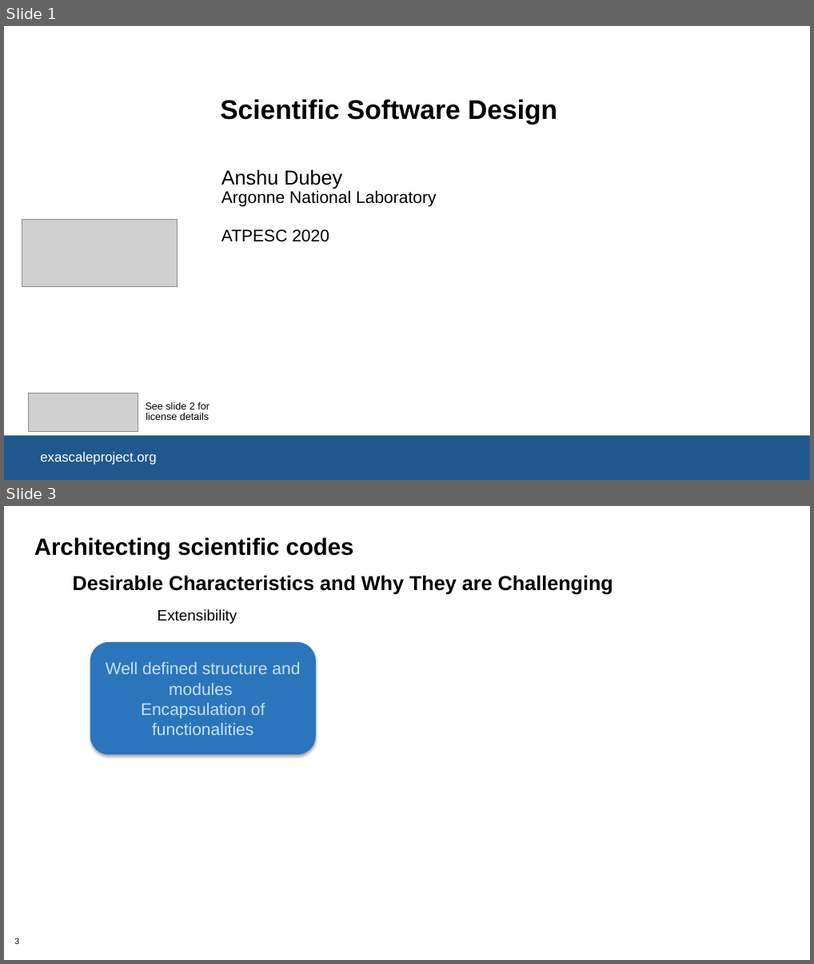
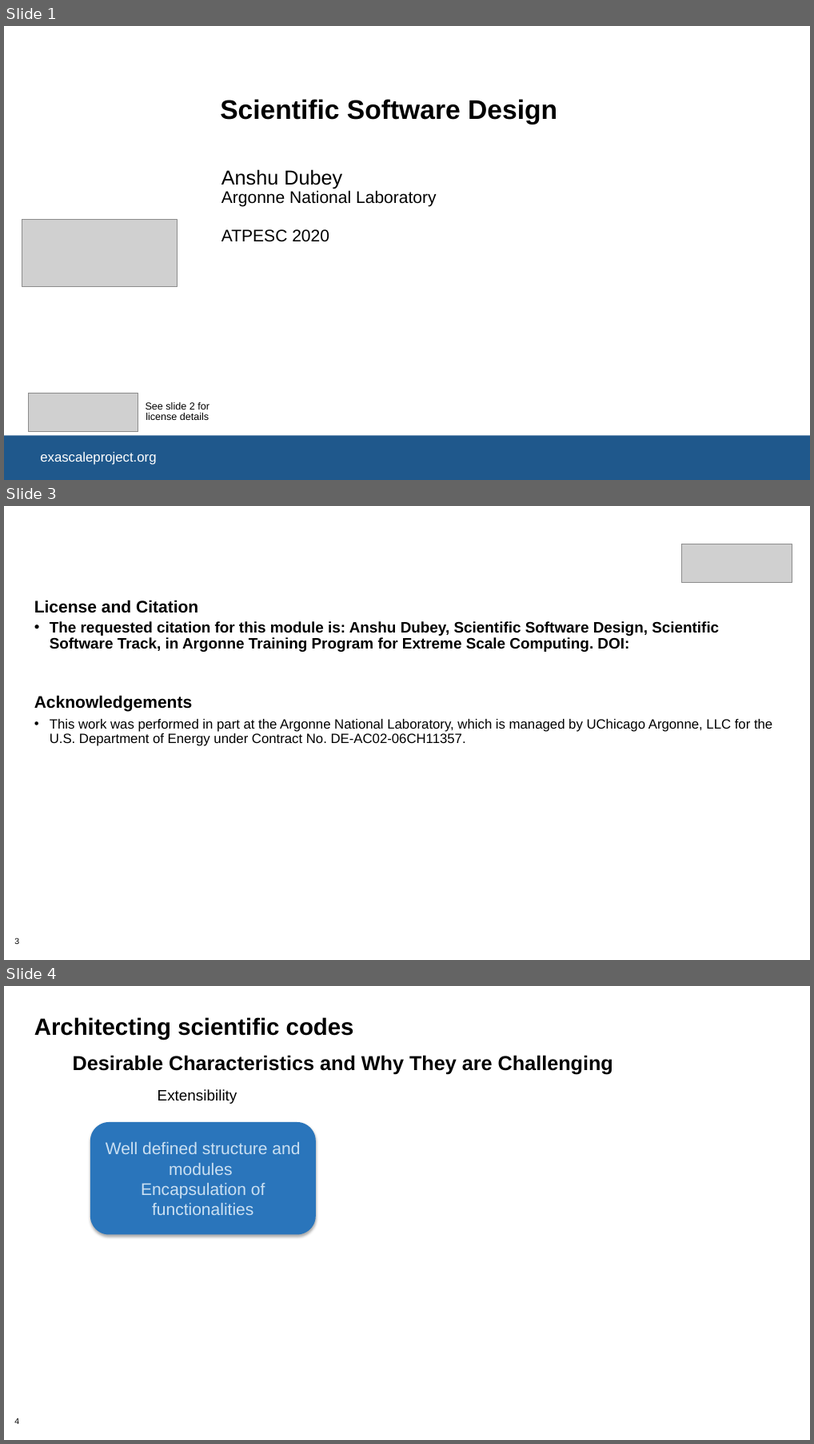
Before and after one commit to betterscientificsoftware/bssw-tutorial, a slide deck: presentations/04-design.pptx. Shown one above the other, each under a label of ours: slides 1 and 3 before the commit, slides 1, 3 and 4 after it; the slides between them are not shown. The pictures are 814x964 and 814x1444 pixels, drawn with LibreOffice and Linux fonts; fonts in the diff are those of the drawing; grey boxes stand for pictures; background and template pictures are left out. Boxes give left, top, right and bottom in pixels: in the first picture for what was removed or moved away, otherwise in the second. Text is boxed around its words. In the diff, an @@ line names an element or a change of style, - is before the commit and + after.

```diff
--- a/presentations/04-design.pptx
+++ b/presentations/04-design.pptx
@@ slide 3 added at <box>4,506,810,960</box>, background #FFFFFF; not listed: 1 template element that a slide beside it also shows @@
@@ picture added at <box>682,544,792,582</box> @@
@@ text added at <box>34,600,773,746</box>, 16 pt, text #000000, bold @@
+License and Citation
+• The requested citation for this module is: Anshu Dubey, Scientific Software Design, Scientific Software Track, in Argonne Training Program for Extreme Scale Computing. DOI:
+Acknowledgements
+• This work was performed in part at the Argonne National Laboratory, which is managed by UChicago Argonne, LLC for the U.S. Department of Energy under Contract No. DE-AC02-06CH11357.
@@ what was slide 3 is now slide 4 @@
@@ page number at <box>14,1417,19,1424</box>: text changed @@
-3
+4
```
Also in this commit, not shown: 5 slides changed, 1 other file.
